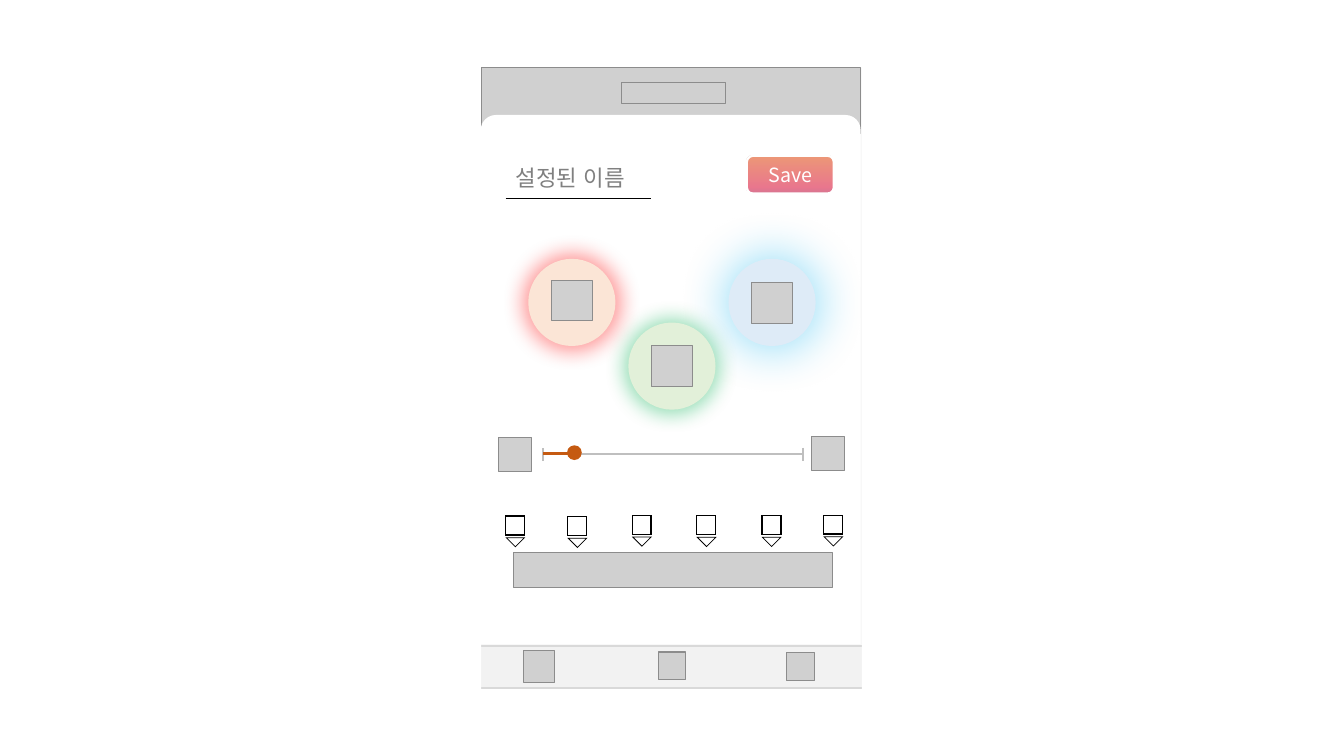
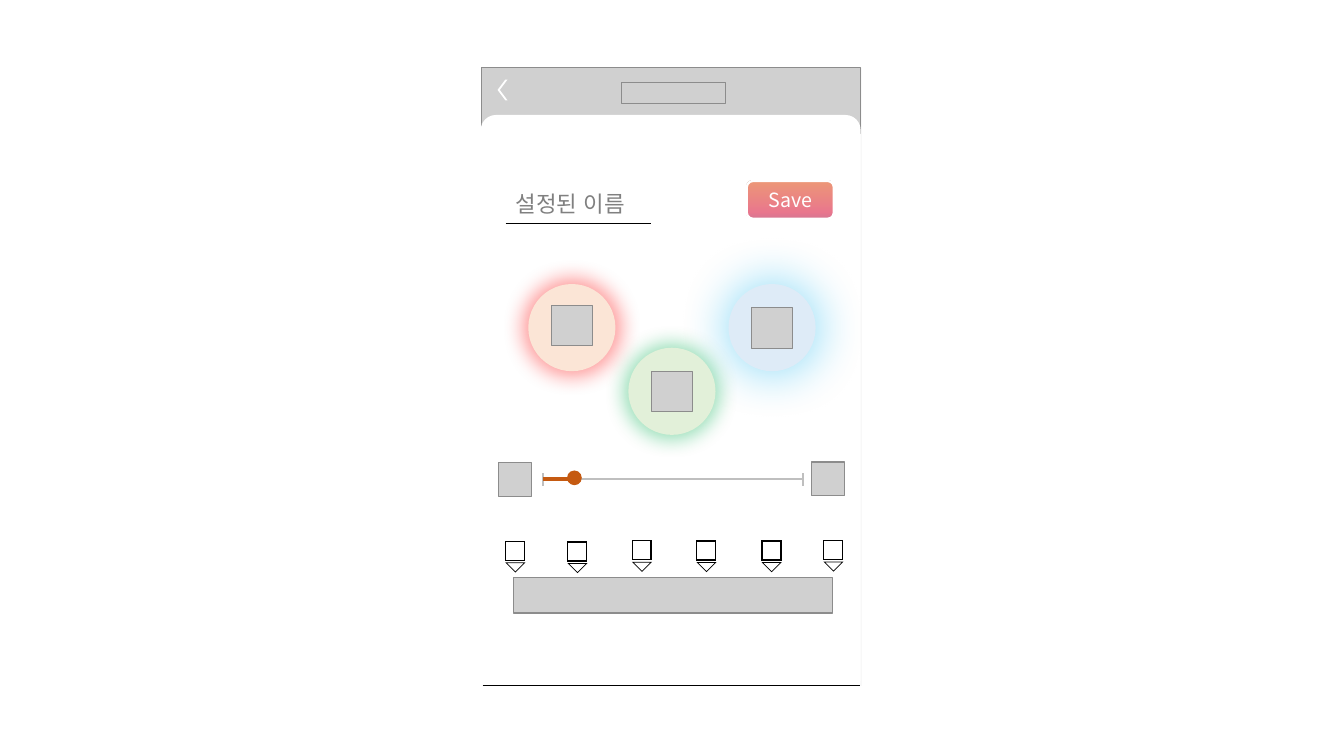
Before and after one commit to edicu2/Sentiment_Diffuser, a slide deck: slide 17 of documents/4. diffuser_디자인기획서/화면정의서_모바일.pptx (slide 21 before the commit). Drawn at 1344x756 pixels with LibreOffice and Linux fonts; fonts in the diff are those of the drawing; grey boxes stand for pictures. Boxes give left, top, right and bottom in pixels: in the first picture for what was removed or moved away, otherwise in the second. Text is boxed around its words. In the diff, an @@ line names an element or a change of style, - is before the commit and + after.

```diff
--- a/documents/4. diffuser_디자인기획서/화면정의서_모바일.pptx
+++ b/documents/4. diffuser_디자인기획서/화면정의서_모바일.pptx
@@ chevron added at [498,81,506,100], fill #FFFFFF, outline #FFFFFF 1 pt @@
@@ 6 pictures, 6 right triangles, 6 rectangles, 4 ellipses, 4 lines, 1 table, 1 rounded rectangle: place and size @@
-6 pictures, 6 right triangles, 6 rectangles, 4 ellipses, 4 lines, 1 table, 1 rounded rectangle at [498,155,845,588]
+6 pictures, 6 right triangles, 6 rectangles, 4 ellipses, 4 lines, 1 table, 1 rounded rectangle at [498,180,845,613]
@@ rectangle removed at [415,646,911,689] @@
@@ rectangle removed at [481,644,861,687] @@
@@ picture removed at [524,651,556,683] @@
@@ picture removed at [659,652,686,681] @@
@@ picture removed at [786,653,815,682] @@
```
Also in this commit, not shown: 8 other slides changed, 7 slides added, 9 slides removed, 2 other files.
